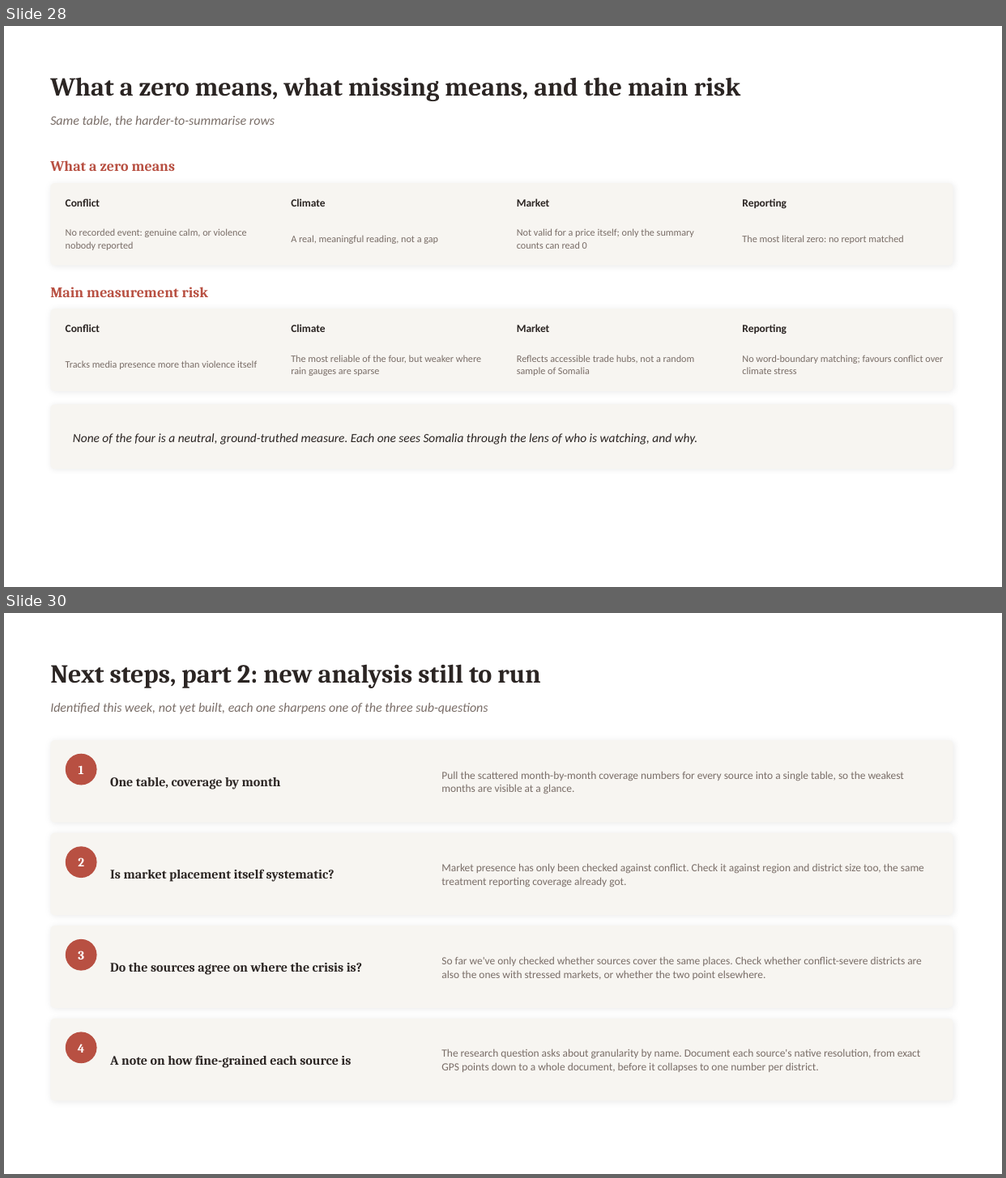
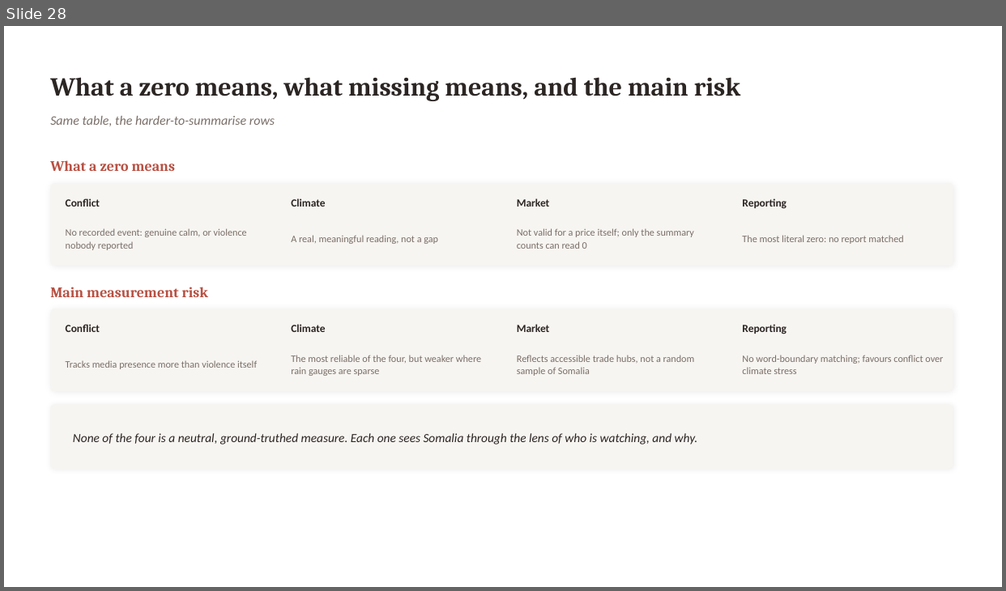
Before and after one commit to hcfgsqm2q7-lang/Dissertation---Samuel-Aracena, a slide deck: weekly_meetings/2026_08_17_slides.pptx. Shown one above the other, each under a label of ours: slides 28 and 30 before the commit, slide 28 after it; the slides between them are not shown. The pictures are 1006x1178 and 1006x591 pixels, drawn with LibreOffice and Linux fonts; fonts in the diff are those of the drawing. Boxes give left, top, right and bottom in pixels: in the first picture for what was removed or moved away, otherwise in the second. Text is boxed around its words. In the diff, an @@ line names an element or a change of style, - is before the commit and + after.

```diff
--- a/weekly_meetings/2026_08_17_slides.pptx
+++ b/weekly_meetings/2026_08_17_slides.pptx
@@ slide 30 removed at [4, 613, 1002, 1174], background #FFFFFF @@
@@ text removed at [50, 664, 540, 688] @@
-Next steps, part 2: new analysis still to run
@@ text removed at [50, 703, 488, 714] @@
-Identified this week, not yet built, each one sharpens one of the three sub-questions
@@ rounded rectangle removed at [50, 740, 953, 823] @@
@@ ellipse removed at [66, 754, 97, 786] @@
@@ text removed at [79, 766, 84, 774] @@
-1
@@ text removed at [110, 777, 281, 790] @@
-One table, coverage by month
@@ text removed at [441, 771, 904, 794] @@
-Pull the scattered month-by-month coverage numbers for every source into a single table, so the weakest months are visible at a glance.
@@ rounded rectangle removed at [50, 833, 953, 915] @@
@@ ellipse removed at [66, 846, 97, 878] @@
@@ text removed at [78, 858, 84, 867] @@
-2
@@ text removed at [110, 869, 334, 882] @@
-Is market placement itself systematic?
@@ text removed at [441, 863, 924, 887] @@
-Market presence has only been checked against conflict. Check it against region and district size too, the same treatment reporting coverage already got.
@@ rounded rectangle removed at [50, 926, 953, 1008] @@
@@ ellipse removed at [66, 939, 97, 971] @@
@@ text removed at [78, 951, 84, 960] @@
-3
@@ text removed at [110, 963, 362, 975] @@
-Do the sources agree on where the crisis is?
@@ text removed at [441, 956, 922, 980] @@
-So far we've only checked whether sources cover the same places. Check whether conflict-severe districts are also the ones with stressed markets, or whether the two point elsewhere.
@@ rounded rectangle removed at [50, 1019, 953, 1101] @@
@@ ellipse removed at [66, 1033, 97, 1063] @@
@@ text removed at [78, 1044, 85, 1053] @@
-4
@@ text removed at [441, 1049, 921, 1072] @@
-The research question asks about granularity by name. Document each source's native resolution, from exact GPS points down to a whole document, before it collapses to one number per district.
@@ text removed at [110, 1055, 351, 1068] @@
-A note on how fine-grained each source is
```
Also in this commit, not shown: 6 slides added, 1 other slide removed, 1 other file.
